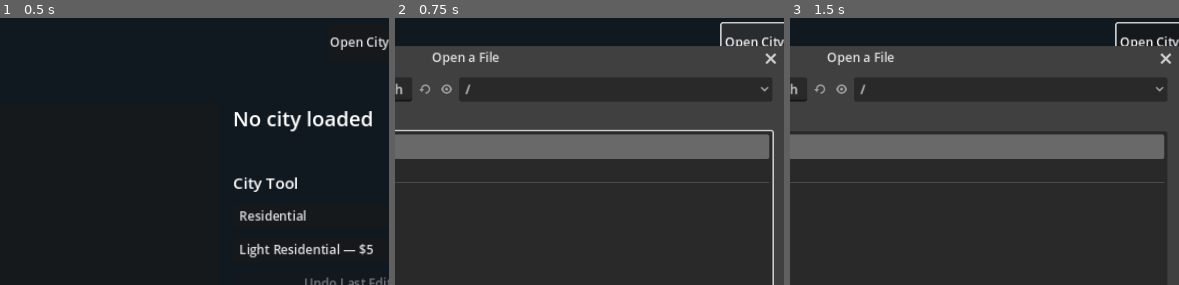
Above: before the commit, frames 1-3 (left to right).
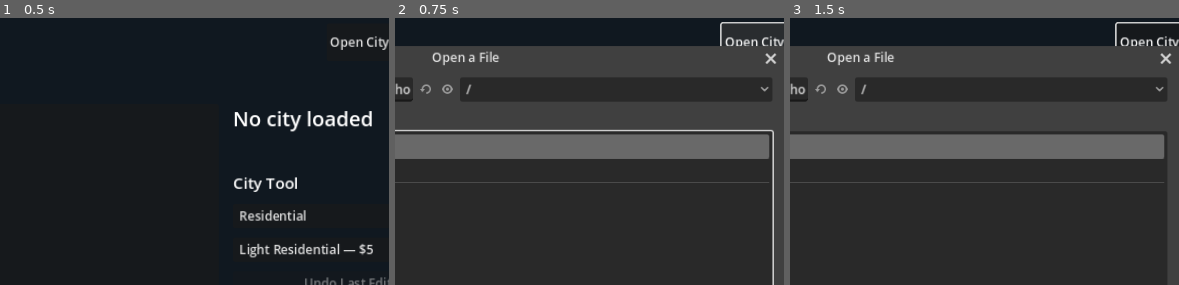
Above: after the commit, the same moments.

Repository: nicholas-ochoa/OpenSC2K
Game: Godot game, scene res://main.tscn
Two runs of this game, one before a commit and one after it. Both use one fixed random seed, a clock stepped at 60 frames per second and the inputs below.
Inputs (mouse positions are % of the whole screen's width and height, from its top left):
- Up to frame 1 (0.5 s): no input
- Up to frame 2 (0.75 s): click "Open City" at 0.5 s
- Up to frame 3 (1.5 s): click (35, 88) at 1.27 s; type "12" at 1.35 s
The pictures show only the part of the screen within x 40-90%, y 0-50%; the shares and areas given below are measured in that part.

Frame 1 is identical in both runs. In frame 2, 0.2% of the frame differs, in the area x 2-20%, y 25-31%; in frame 3, 0.2%.

Commit message:
lay flat highways

Diff:
--- a/game/src/main.gd
+++ b/game/src/main.gd
@@ -20,6 +20,7 @@
 const SubwayToRail = preload("res://src/tools/subway_to_rail_command.gd")
 const Onramps = preload("res://src/tools/onramp_command.gd")
 const Tunnels = preload("res://src/tools/tunnel_command.gd")
+const Highways = preload("res://src/tools/highway_command.gd")
 
 var city: CityState
 var current_document: Sc2File
@@ -341,6 +342,7 @@
 	var is_subway_to_rail_tool := SubwayToRail.supports_tool(selected_group, selected_subtool)
 	var is_onramp_tool := Onramps.supports_tool(selected_group, selected_subtool)
 	var is_tunnel_tool := Tunnels.supports_tool(selected_group, selected_subtool)
+	var is_highway_tool := Highways.supports_tool(selected_group, selected_subtool)
 	var is_sign_tool := selected_group == 15
 	var is_query_tool := selected_group == 16
 	var is_center_tool := selected_group == 17
@@ -356,11 +358,12 @@
 			or is_subway_to_rail_tool
 			or is_onramp_tool
 			or is_tunnel_tool
+			or is_highway_tool
 			or is_sign_tool
 			or is_query_tool
 			or is_center_tool
 		),
-		"rectangle" if is_zone_tool else ("path" if is_landscape_tool or is_network_tool else "point"),
+		"rectangle" if is_zone_tool else ("path" if is_landscape_tool or is_network_tool or is_highway_tool else "point"),
 	)
 	if city == null or status_label == null:
 		return
@@ -382,6 +385,8 @@
 		status_label.text = "On-ramp selected. Click on clear terrain between a highway and a perpendicular road."
 	elif is_tunnel_tool:
 		status_label.text = "Tunnel selected. Click a cardinal slope that faces through a hill."
+	elif is_highway_tool:
+		status_label.text = "Highway selected. Drag between city tiles to build a two-tile-wide route."
 	elif is_sign_tool:
 		status_label.text = "Place Sign selected. Click a city tile to add, edit, or remove a user sign."
 	elif is_query_tool:
@@ -500,6 +505,22 @@
 		status_label.text = "Built a %d-tile tunnel for $%s." % [
 			tunnel.points.size(), _format_number(tunnel.cost)
 		]
+		return
+	if Highways.supports_tool(selected_group, selected_subtool):
+		var highway := Highways.apply(city, selected_group, selected_subtool, start, finish)
+		if not highway.ok:
+			_show_error("Cannot build highway: %s" % highway.error)
+			return
+		last_edit_command = highway
+		undo_button.disabled = false
+		_refresh_details()
+		_refresh_map()
+		status_label.remove_theme_color_override("font_color")
+		status_label.text = "Built %d highway sections for $%s." % [
+			highway.sections.size(), _format_number(highway.cost)
+		]
+		if highway.stopped_early:
+			status_label.text += " The route stopped at an obstruction."
 		return
 	if Buildings.supports_tool(selected_group, selected_subtool):
 		var building := Buildings.apply(
@@ -559,6 +580,8 @@
 		result = Onramps.undo(city, last_edit_command)
 	elif command_type == "tunnel":
 		result = Tunnels.undo(city, last_edit_command)
+	elif command_type == "highway":
+		result = Highways.undo(city, last_edit_command)
 	else:
 		result = Zones.undo(city, last_edit_command)
 	if not result.ok:
@@ -585,6 +608,8 @@
 		status_label.text = "Removed the last on-ramp."
 	elif command_type == "tunnel":
 		status_label.text = "Removed the last tunnel."
+	elif command_type == "highway":
+		status_label.text = "Restored the previous highway route across %d tiles." % result.restored_tiles
 	else:
 		status_label.text = "Restored %d tiles and the previous funds value." % result.restored_tiles
 
--- /dev/null
+++ b/game/src/tools/highway_command.gd
@@ -0,0 +1,345 @@
+class_name HighwayCommand
+extends RefCounted
+
+const GROUP_ROADS := 6
+const SUBTOOL_HIGHWAY := 1
+const RADIOACTIVITY := 0x05
+const SMALL_PARK := 0x0d
+const STRAIGHT_FIRST := 0x49
+const STRAIGHT_LAST := 0x50
+const SHAPED_FIRST := 0x61
+const SHAPED_LAST := 0x6b
+const FLAG_WATER := 0x04
+
+const DIRECTIONS := [Vector2i(0, -1), Vector2i(1, 0), Vector2i(0, 1), Vector2i(-1, 0)]
+const SHAPE_BY_CONNECTIONS := [2, 2, 3, 8, 2, 2, 9, 12, 3, 11, 3, 12, 10, 12, 12, 12]
+
+
+static func supports_tool(group_index: int, subtool_index: int) -> bool:
+	return group_index == GROUP_ROADS and subtool_index == SUBTOOL_HIGHWAY
+
+
+static func snap_anchor(point: Vector2i) -> Vector2i:
+	return Vector2i(point.x & ~1, point.y & ~1)
+
+
+static func apply(
+	city: CityState,
+	group_index: int,
+	subtool_index: int,
+	selected_start: Vector2i,
+	selected_finish: Vector2i
+) -> Dictionary:
+	if city == null or not city.is_valid():
+		return {"ok": false, "error": "city is invalid"}
+	if not supports_tool(group_index, subtool_index):
+		return {"ok": false, "error": "tool is not a highway"}
+	var start := snap_anchor(selected_start)
+	var finish := snap_anchor(selected_finish)
+	if not _anchor_is_in_bounds(start) or not _anchor_is_in_bounds(finish):
+		return {"ok": false, "error": "highway is outside the city"}
+
+	var old_payloads := NetworkCommand._city_payloads(city)
+	if old_payloads.is_empty():
+		return {"ok": false, "error": "required city data is missing or invalid"}
+	var buildings: PackedByteArray = old_payloads.XBLD
+	var terrain: PackedByteArray = old_payloads.XTER
+	var flags: PackedByteArray = old_payloads.XBIT
+	var sections := _plan_flat_route(buildings, terrain, flags, start, finish)
+	if sections.is_empty():
+		if _section_has_water(flags, start):
+			return {"ok": false, "error": "highway bridges are not implemented"}
+		return {"ok": false, "error": "highway cannot start on this section"}
+	var cost := sections.size() * int(ToolCatalog.tool(group_index, subtool_index).cost)
+	if city.funds() < cost:
+		return {"ok": false, "error": "insufficient funds", "cost": cost}
+
+	var changed_payloads := NetworkCommand._duplicate_payloads(old_payloads)
+	buildings = changed_payloads.XBLD
+	terrain = changed_payloads.XTER
+	var zones: PackedByteArray = changed_payloads.XZON
+	flags = changed_payloads.XBIT
+	var misc: PackedByteArray = changed_payloads.MISC
+	for section_index in sections.size():
+		var direction := _section_direction(sections, section_index, finish)
+		_place_straight_section(buildings, zones, misc, sections[section_index], direction & 1)
+	_retile_affected_sections(buildings, zones, misc, sections, city.compass_rotation())
+	BuildingCommand._write_u32_be(misc, BuildingCommand.MISC_FUNDS, city.funds() - cost)
+
+	var changed_ids := PackedStringArray()
+	for chunk_id in ["XBLD", "XZON", "MISC"]:
+		if changed_payloads[chunk_id] != old_payloads[chunk_id]:
+			changed_ids.append(chunk_id)
+	if not NetworkCommand._apply_payloads(city, changed_ids, changed_payloads, old_payloads):
+		return {"ok": false, "error": "cannot store highway changes"}
+	var tile_indices := PackedInt32Array()
+	for anchor in sections:
+		for offset in [Vector2i.ZERO, Vector2i(1, 0), Vector2i(1, 1), Vector2i(0, 1)]:
+			var point: Vector2i = anchor + offset
+			tile_indices.append(point.x * CityState.MAP_SIZE + point.y)
+	return {
+		"ok": true,
+		"command_type": "highway",
+		"group_index": group_index,
+		"subtool_index": subtool_index,
+		"start": start,
+		"finish": finish,
+		"sections": sections,
+		"tile_indices": tile_indices,
+		"cost": cost,
+		"stopped_early": sections[-1] != finish,
+		"changed_ids": changed_ids,
+		"old_payloads": old_payloads,
+		"new_payloads": changed_payloads,
+		"error": "",
+	}
+
+
+static func undo(city: CityState, command: Dictionary) -> Dictionary:
+	if city == null or not city.is_valid():
+		return {"ok": false, "error": "city is invalid"}
+	if not command.get("ok", false) or command.get("command_type", "") != "highway":
+		return {"ok": false, "error": "highway command is invalid"}
+	var changed_ids: PackedStringArray = command.get("changed_ids", PackedStringArray())
+	var old_payloads: Dictionary = command.get("old_payloads", {})
+	var new_payloads: Dictionary = command.get("new_payloads", {})
+	for chunk_id in changed_ids:
+		var chunk := city.document.find_chunk(chunk_id)
+		if chunk == null or not new_payloads.has(chunk_id) or chunk.decoded_payload != new_payloads[chunk_id]:
+			return {"ok": false, "error": "city changed after this highway command"}
+	if not NetworkCommand._apply_payloads(city, changed_ids, old_payloads, new_payloads):
+		return {"ok": false, "error": "cannot restore highway changes"}
+	var tile_indices: PackedInt32Array = command.get("tile_indices", PackedInt32Array())
+	return {"ok": true, "restored_tiles": tile_indices.size(), "error": ""}
+
+
+static func _plan_flat_route(
+	buildings: PackedByteArray,
+	terrain: PackedByteArray,
+	flags: PackedByteArray,
+	start: Vector2i,
+	finish: Vector2i
+) -> Array[Vector2i]:
+	var result: Array[Vector2i] = []
+	var current := start
+	var direction := _primary_direction(current, finish)
+	if not _section_is_flat_eligible(buildings, terrain, flags, current, direction):
+		return result
+	result.append(current)
+	while current != finish:
+		direction = _primary_direction(current, finish)
+		var next: Vector2i = current + DIRECTIONS[direction] * 2
+		if not _section_is_flat_eligible(buildings, terrain, flags, next, direction):
+			var alternate := _alternate_direction(current, finish, direction)
+			if alternate < 0:
+				break
+			next = current + DIRECTIONS[alternate] * 2
+			if not _section_is_flat_eligible(buildings, terrain, flags, next, alternate):
+				break
+			direction = alternate
+		current = next
+		result.append(current)
+	return result
+
+
+static func _primary_direction(current: Vector2i, finish: Vector2i) -> int:
+	var difference := finish - current
+	if absi(difference.y) < absi(difference.x):
+		return 1 if difference.x >= 0 else 3
+	return 2 if difference.y >= 0 else 0
+
+
+static func _alternate_direction(current: Vector2i, finish: Vector2i, primary: int) -> int:
+	var difference := finish - current
+	if primary == 1 or primary == 3:
+		if difference.y == 0:
+			return -1
+		return 2 if difference.y > 0 else 0
+	if difference.x == 0:
+		return -1
+	return 1 if difference.x > 0 else 3
+
+
+static func _section_is_flat_eligible(
+	buildings: PackedByteArray,
+	terrain: PackedByteArray,
+	flags: PackedByteArray,
+	anchor: Vector2i,
+	direction: int
+) -> bool:
+	if not _anchor_is_in_bounds(anchor):
+		return false
+	for offset in [Vector2i.ZERO, Vector2i(1, 0), Vector2i(1, 1), Vector2i(0, 1)]:
+		var point: Vector2i = anchor + offset
+		var index := point.x * CityState.MAP_SIZE + point.y
+		if terrain[index] != 0 or (flags[index] & FLAG_WATER) != 0:
+			return false
+		var tile_id := int(buildings[index])
+		if not _building_is_allowed(tile_id):
+			return false
+		if tile_id > 0x0e and not _network_can_cross(tile_id, direction):
+			return false
+	return true
+
+
+static func _building_is_allowed(tile_id: int) -> bool:
+	if (tile_id >= SHAPED_FIRST and tile_id <= SHAPED_LAST) or (tile_id >= STRAIGHT_FIRST and tile_id <= STRAIGHT_LAST):
+		return true
+	if tile_id == SMALL_PARK or tile_id == RADIOACTIVITY:
+		return false
+	if tile_id >= 0x1f and tile_id <= 0x2b:
+		return false
+	if tile_id >= 0x2e and tile_id <= 0x48:
+		return false
+	return tile_id <= STRAIGHT_LAST
+
+
+static func _network_can_cross(tile_id: int, direction: int) -> bool:
+	var directional_id := tile_id + (direction & 1)
+	return directional_id == 0x0f or directional_id == 0x1e or directional_id == 0x2d or directional_id == 0x40
+
+
+static func _place_straight_section(
+	buildings: PackedByteArray,
+	zones: PackedByteArray,
+	misc: PackedByteArray,
+	anchor: Vector2i,
+	orientation: int
+) -> void:
+	for offset in [Vector2i.ZERO, Vector2i(1, 0), Vector2i(0, 1), Vector2i(1, 1)]:
+		var point: Vector2i = anchor + offset
+		var index := point.x * CityState.MAP_SIZE + point.y
+		zones[index] &= 0xf0
+		var tile_id := _straight_replacement(buildings[index], orientation)
+		NetworkCommand._replace_building(buildings, zones, misc, index, tile_id)
+		zones[index] |= 0xf0
+
+
+static func _straight_replacement(old_tile: int, orientation: int) -> int:
+	match old_tile:
+		0x0e:
+			return 0x50
+		0x0f:
+			return 0x4f
+		0x1d:
+			return 0x4c
+		0x1e:
+			return 0x4b
+		0x2c:
+			return 0x4e
+		0x2d:
+			return 0x4d
+		_:
+			return STRAIGHT_FIRST + orientation
+
+
+static func _retile_affected_sections(
+	buildings: PackedByteArray,
+	zones: PackedByteArray,
+	misc: PackedByteArray,
+	placed: Array[Vector2i],
+	rotation: int
+) -> void:
+	var affected := {}
+	for anchor in placed:
+		affected[anchor] = true
+		for direction in DIRECTIONS:
+			var neighbor: Vector2i = anchor + direction * 2
+			if _anchor_is_in_bounds(neighbor) and _section_exists(buildings, neighbor):
+				affected[neighbor] = true
+	for anchor: Vector2i in affected:
+		if _crossing_orientation(buildings, anchor) >= 0:
+			continue
+		var connections := 0
+		for direction_index in 4:
+			var neighbor: Vector2i = anchor + DIRECTIONS[direction_index] * 2
+			if _neighbor_can_connect(buildings, neighbor, direction_index):
+				connections |= 1 << direction_index
+		_write_shape(
+			buildings, zones, misc, anchor, SHAPE_BY_CONNECTIONS[connections], rotation
+		)
+
+
+static func _neighbor_can_connect(
+	buildings: PackedByteArray, neighbor: Vector2i, direction_from_current: int
+) -> bool:
+	if not _anchor_is_in_bounds(neighbor) or not _section_exists(buildings, neighbor):
+		return false
+	var crossing_orientation := _crossing_orientation(buildings, neighbor)
+	if crossing_orientation < 0:
+		return true
+	return crossing_orientation == (direction_from_current & 1)
+
+
+static func _section_exists(buildings: PackedByteArray, anchor: Vector2i) -> bool:
+	for offset in [Vector2i.ZERO, Vector2i(1, 0), Vector2i(1, 1), Vector2i(0, 1)]:
+		var point: Vector2i = anchor + offset
+		var tile_id := int(buildings[point.x * CityState.MAP_SIZE + point.y])
+		if not (
+			(tile_id >= STRAIGHT_FIRST and tile_id <= STRAIGHT_LAST)
+			or (tile_id >= SHAPED_FIRST and tile_id <= SHAPED_LAST)
+		):
+			return false
+	return true
+
+
+static func _crossing_orientation(buildings: PackedByteArray, anchor: Vector2i) -> int:
+	for offset in [Vector2i.ZERO, Vector2i(1, 0), Vector2i(1, 1), Vector2i(0, 1)]:
+		var point: Vector2i = anchor + offset
+		var tile_id := int(buildings[point.x * CityState.MAP_SIZE + point.y])
+		if tile_id >= 0x4b and tile_id <= 0x50:
+			return 0 if (tile_id & 1) == 1 else 1
+	return -1
+
+
+static func _write_shape(
+	buildings: PackedByteArray,
+	zones: PackedByteArray,
+	misc: PackedByteArray,
+	anchor: Vector2i,
+	kind: int,
+	rotation: int
+) -> void:
+	if kind == 2 or kind == 3:
+		_place_straight_section(buildings, zones, misc, anchor, kind - 2)
+		return
+	var tile_id := 0x5d + kind
+	for offset in [Vector2i.ZERO, Vector2i(1, 0), Vector2i(1, 1), Vector2i(0, 1)]:
+		var point: Vector2i = anchor + offset
+		var index := point.x * CityState.MAP_SIZE + point.y
+		zones[index] = 0
+		NetworkCommand._replace_building(buildings, zones, misc, index, tile_id)
+	BuildingCommand._set_corners(zones, Rect2i(anchor, Vector2i(2, 2)), 2, rotation)
+
+
+static func _section_direction(
+	sections: Array[Vector2i], section_index: int, finish: Vector2i
+) -> int:
+	if section_index + 1 < sections.size():
+		return _direction_between(sections[section_index], sections[section_index + 1])
+	if section_index > 0:
+		return _direction_between(sections[section_index - 1], sections[section_index])
+	return _primary_direction(sections[section_index], finish)
+
+
+static func _direction_between(start: Vector2i, finish: Vector2i) -> int:
+	var difference := finish - start
+	if difference.x > 0:
+		return 1
+	if difference.x < 0:
+		return 3
+	return 2 if difference.y >= 0 else 0
+
+
+static func _anchor_is_in_bounds(anchor: Vector2i) -> bool:
+	return anchor.x >= 0 and anchor.x <= 126 and anchor.y >= 0 and anchor.y <= 126
+
+
+static func _section_has_water(flags: PackedByteArray, anchor: Vector2i) -> bool:
+	if not _anchor_is_in_bounds(anchor):
+		return false
+	for offset in [Vector2i.ZERO, Vector2i(1, 0), Vector2i(1, 1), Vector2i(0, 1)]:
+		var point: Vector2i = anchor + offset
+		if (flags[point.x * CityState.MAP_SIZE + point.y] & FLAG_WATER) != 0:
+			return true
+	return false
--- a/game/tests/test_runner.gd
+++ b/game/tests/test_runner.gd
@@ -30,6 +30,7 @@
 const SubwayToRail = preload("res://src/tools/subway_to_rail_command.gd")
 const Onramps = preload("res://src/tools/onramp_command.gd")
 const Tunnels = preload("res://src/tools/tunnel_command.gd")
+const Highways = preload("res://src/tools/highway_command.gd")
 
 var failures := 0
 var checks := 0
@@ -68,6 +69,7 @@
 	_test_subway_to_rail_command(reference_root)
 	_test_onramp_command(reference_root)
 	_test_tunnel_command(reference_root)
+	_test_highway_command(reference_root)
 
 	if failures == 0:
 		print("PASS: %d checks" % checks)
@@ -1325,6 +1327,58 @@
 	_check(not unaffordable.ok and unaffordable.error == "insufficient funds", "Tunnel command reports insufficient funds")
 
 
+func _test_highway_command(reference_root: String) -> void:
+	_check(Highways.supports_tool(6, 1), "Highway command supports its catalog tool")
+	_check(not Highways.supports_tool(6, 0), "Highway command rejects the road tool")
+	_check(Highways.snap_anchor(Vector2i(11, 13)) == Vector2i(10, 12), "Highway pointer snaps to even coordinates")
+	var document := Sc2Document.load_path(reference_root.path_join("DEFAULT.SC2"))
+	for chunk_id in ["ALTM", "XBLD", "XTER", "XZON", "XUND", "XBIT"]:
+		var size := 128 * 128 * 2 if chunk_id == "ALTM" else 128 * 128
+		_check(
+			document.find_chunk(chunk_id).set_decoded_payload(_filled_bytes(size, 0)),
+			"Highway fixture clears %s" % chunk_id,
+		)
+	_check(document.set_misc_i32(0x14, 1000), "Highway fixture sets funds")
+	_check(document.set_misc_u32(0x01f0, 16384), "Highway fixture counts clear tiles")
+	var city := CityModel.from_document(document)
+	var straight := Highways.apply(city, 6, 1, Vector2i(10, 10), Vector2i(14, 10))
+	_check(straight.ok and straight.sections.size() == 3, "Highway drag builds three 2-by-2 sections")
+	_check(straight.cost == 300 and city.funds() == 700, "Highway drag charges one hundred dollars per section")
+	for x in range(10, 16):
+		for y in range(10, 12):
+			_check(city.building_id(x, y) == 0x4a, "Horizontal highway stores straight tile 0x4a")
+			_check(city.zones[x * 128 + y] == 0xf0, "Straight highway sets all XZON corner bits")
+	_check(Highways.undo(city, straight).ok, "Straight highway can be undone")
+	_check(city.funds() == 1000 and city.building_id(12, 10) == 0, "Highway undo restores funds and tiles")
+
+	var turn := Highways.apply(city, 6, 1, Vector2i(10, 10), Vector2i(12, 12))
+	_check(turn.ok and turn.sections == [Vector2i(10, 10), Vector2i(10, 12), Vector2i(12, 12)], "Highway route follows the recovered dominant-axis rule")
+	_check(city.building_id(10, 10) == 0x49, "Highway turn starts with a vertical section")
+	_check(city.building_id(10, 12) == 0x65, "North-east highway turn uses shaped tile 0x65")
+	_check(city.building_id(12, 12) == 0x4a, "Highway turn ends with a horizontal section")
+	_check((city.zones[10 * 128 + 12] & 0xf0) != 0xf0, "Shaped highway stores a 2-by-2 corner mask")
+	_check(Highways.undo(city, turn).ok, "Turning highway can be undone")
+
+	_check(city.set_building_id(10, 10, 0x1e), "Highway crossing fixture places a horizontal road")
+	_check(document.set_misc_u32(0x01f0, 16383), "Highway crossing fixture updates clear count")
+	_check(document.set_misc_u32(0x01f0 + 0x1e * 4, 1), "Highway crossing fixture counts road")
+	var crossing_city := CityModel.from_document(document)
+	var crossing := Highways.apply(crossing_city, 6, 1, Vector2i(10, 10), Vector2i(10, 12))
+	_check(crossing.ok, "Highway can cross a perpendicular road: %s" % crossing.error)
+	_check(crossing_city.building_id(10, 10) == 0x4b, "Vertical highway and horizontal road use crossover 0x4b")
+	_check(Highways.undo(crossing_city, crossing).ok, "Highway crossover can be undone")
+	_check(crossing_city.set_building_id(10, 10, 0), "Highway obstruction fixture removes road")
+	_check(crossing_city.set_building_id(14, 10, 0xd0), "Highway obstruction fixture places a building")
+	var partial := Highways.apply(crossing_city, 6, 1, Vector2i(10, 10), Vector2i(16, 10))
+	_check(partial.ok and partial.stopped_early, "Highway route stops at an obstruction")
+	_check(partial.sections == [Vector2i(10, 10), Vector2i(12, 10)], "Highway route keeps its clear prefix")
+	_check(partial.cost == 200, "Partial highway charges only its clear sections")
+	_check(Highways.undo(crossing_city, partial).ok, "Partial highway can be undone")
+	_check(crossing_city.set_tile_flag(10, 10, 0x04, true), "Highway water fixture sets water")
+	var water := Highways.apply(crossing_city, 6, 1, Vector2i(10, 10), Vector2i(10, 10))
+	_check(not water.ok and water.error.contains("bridges"), "Highway reports its unimplemented bridge path")
+
+
 func _files_with_extension(directory: String, extension: String) -> PackedStringArray:
 	var paths := PackedStringArray()
 	for filename in DirAccess.get_files_at(directory):
Not shown, added: game/src/tools/highway_command.gd.uid
